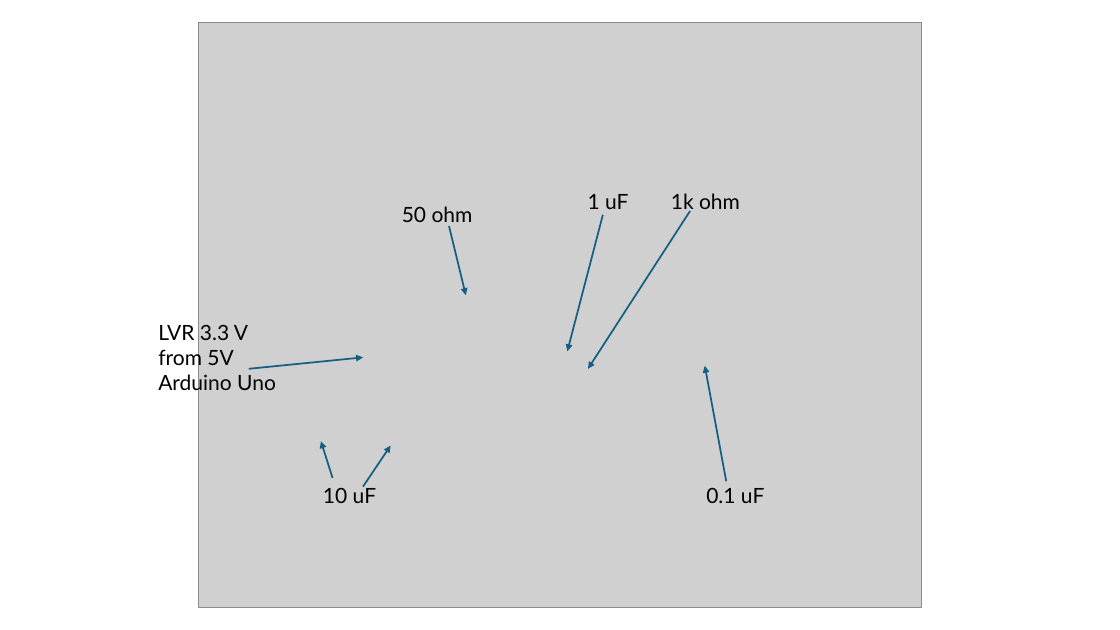
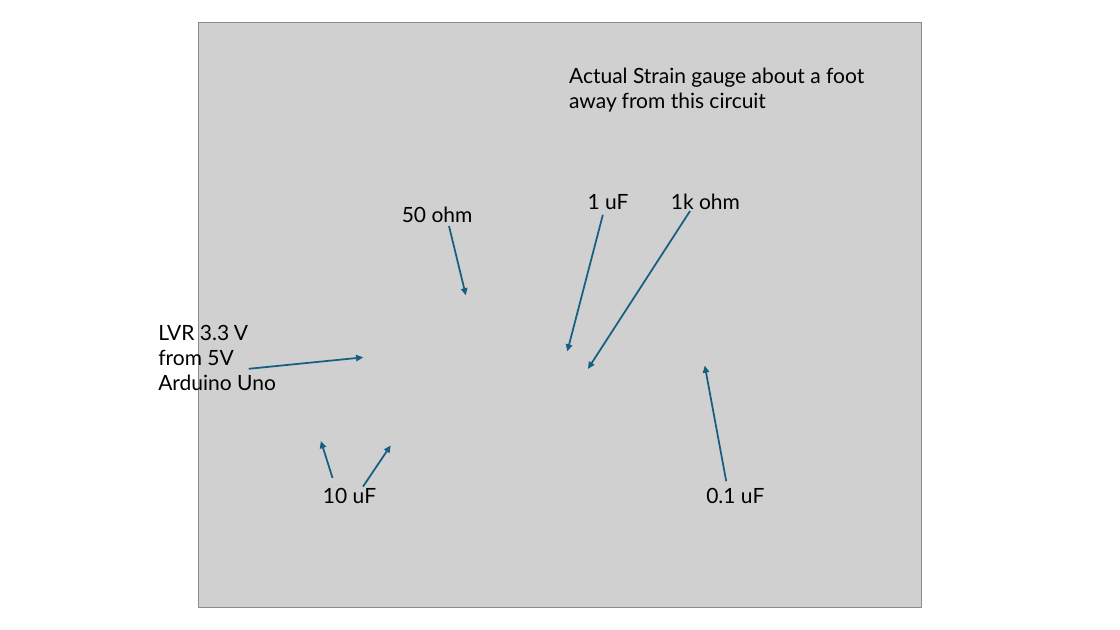
Before and after one commit to neuralengatberkeley/Strain-Sensor-, a slide deck: slide 7 of kinematic presentations/3_27_25.pptx. Drawn at 1120x630 pixels with LibreOffice and Linux fonts; fonts in the diff are those of the drawing; grey boxes stand for pictures. Boxes give left, top, right and bottom in pixels: in the first picture for what was removed or moved away, otherwise in the second. Text is boxed around its words. In the diff, an @@ line names an element or a change of style, - is before the commit and + after.

```diff
--- a/kinematic presentations/3_27_25.pptx
+++ b/kinematic presentations/3_27_25.pptx
@@ text added at <box>569,67,864,112</box>, 18 pt, text #000000 @@
+Actual Strain gauge about a foot away from this circuit
```
Also in this commit, not shown: 2 other slides changed, 1 slide added, 19 other files.
